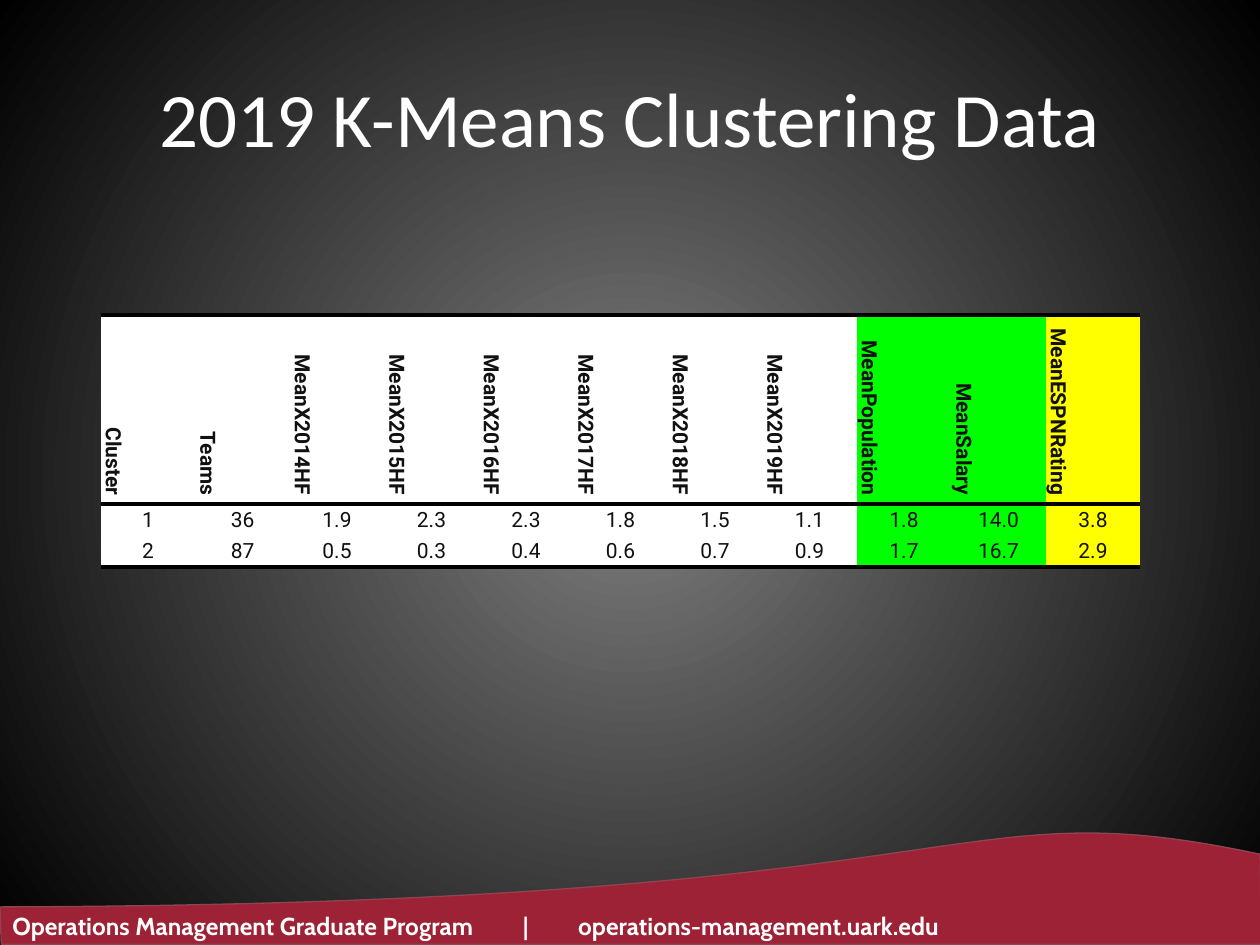
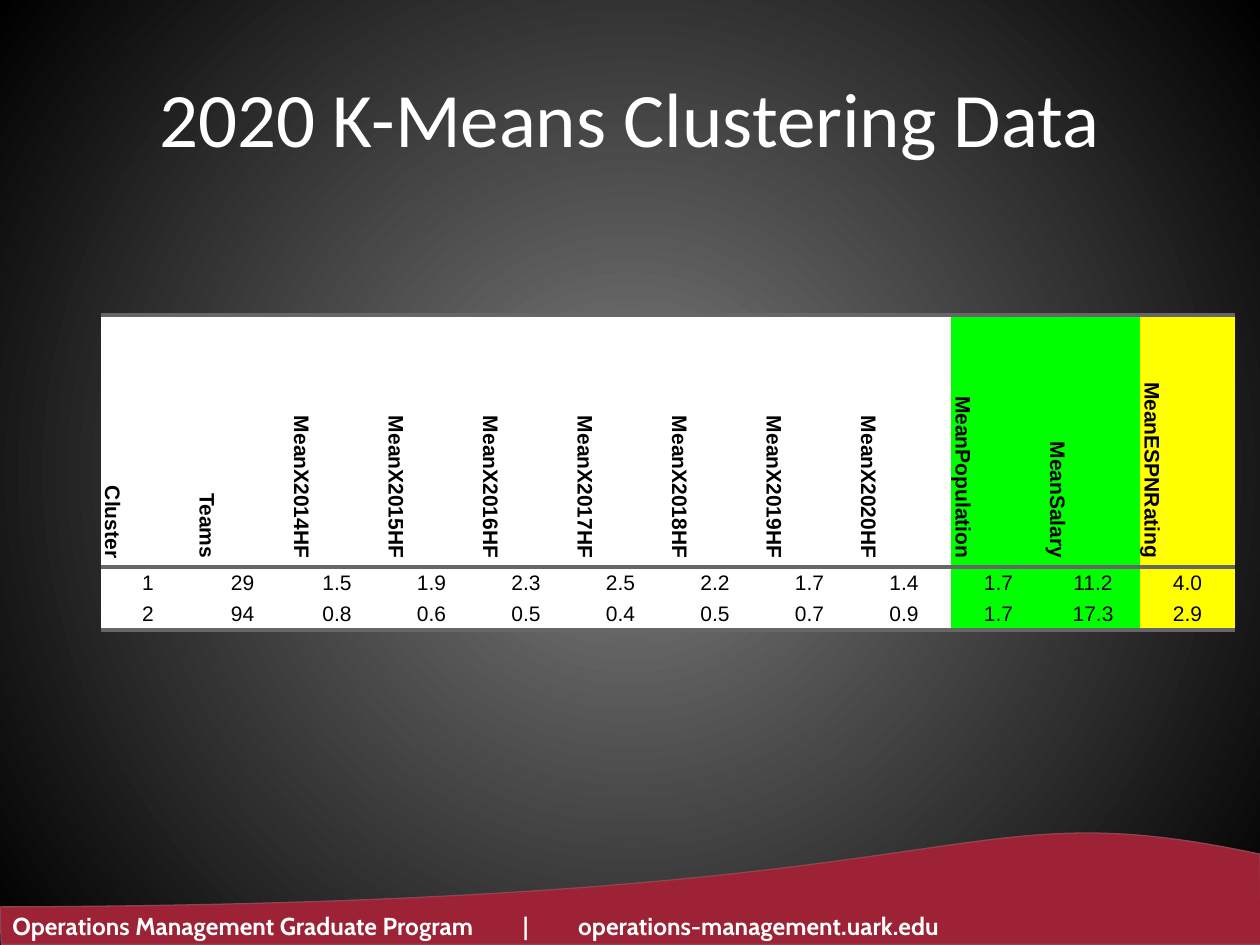
Before and after one commit to ltwalt/espnsports, a slide deck: slide 27 of Before Slide Moves - U of Ark.pptx (slide 34 before the commit). Drawn at 1260x945 pixels with LibreOffice and Linux fonts; fonts in the diff are those of the drawing; background and template pictures are left out. Boxes give left, top, right and bottom in pixels: in the first picture for what was removed or moved away, otherwise in the second. Text is boxed around its words. In the diff, an @@ line names an element or a change of style, - is before the commit and + after.

Commit message:
Updated data set for 2020 champions and salaries. Also, updated the presentation to reflect a STEM brief provided to the University of Arkansas on 220210.

```diff
--- a/Before Slide Moves - U of Ark.pptx
+++ b/Before Slide Moves - U of Ark.pptx
@@ title at box(159, 93, 1099, 160): text changed @@
-2019 K-Means Clustering Data
+2020 K-Means Clustering Data
@@ table at box(101, 315, 1235, 693) @@
-column 2: Teams | 36 | 87
-column 3: MeanX2014HF | 1.9 | 0.5
-column 4: MeanX2015HF | 2.3 | 0.3
-column 5: MeanX2016HF | 2.3 | 0.4
-column 6: MeanX2017HF | 1.8 | 0.6
-column 7: MeanX2018HF | 1.5 | 0.7
-column 8: MeanX2019HF | 1.1 | 0.9
-column 9: MeanPopulation | 1.8 | 1.7
-column 10: MeanSalary | 14.0 | 16.7
-column 11: MeanESPNRating | 3.8 | 2.9
+column 2: Teams | 29 | 94
+column 3: MeanX2014HF | 1.5 | 0.8
+column 4: MeanX2015HF | 1.9 | 0.6
+column 5: MeanX2016HF | 2.3 | 0.5
+column 6: MeanX2017HF | 2.5 | 0.4
+column 7: MeanX2018HF | 2.2 | 0.5
+column 8: MeanX2019HF | 1.7 | 0.7
+column 9: MeanX2020HF | 1.4 | 0.9
+column 10: MeanPopulation | 1.7 | 1.7
+column 11: MeanSalary | 11.2 | 17.3
+column 12: MeanESPNRating | 4.0 | 2.9
@@ table: place and size @@
-table at box(101, 315, 1140, 693)
+table at box(101, 315, 1235, 693)
```
Also in this commit, not shown: 16 other slides changed, 2 slides added, 9 slides removed, 5 other files.
